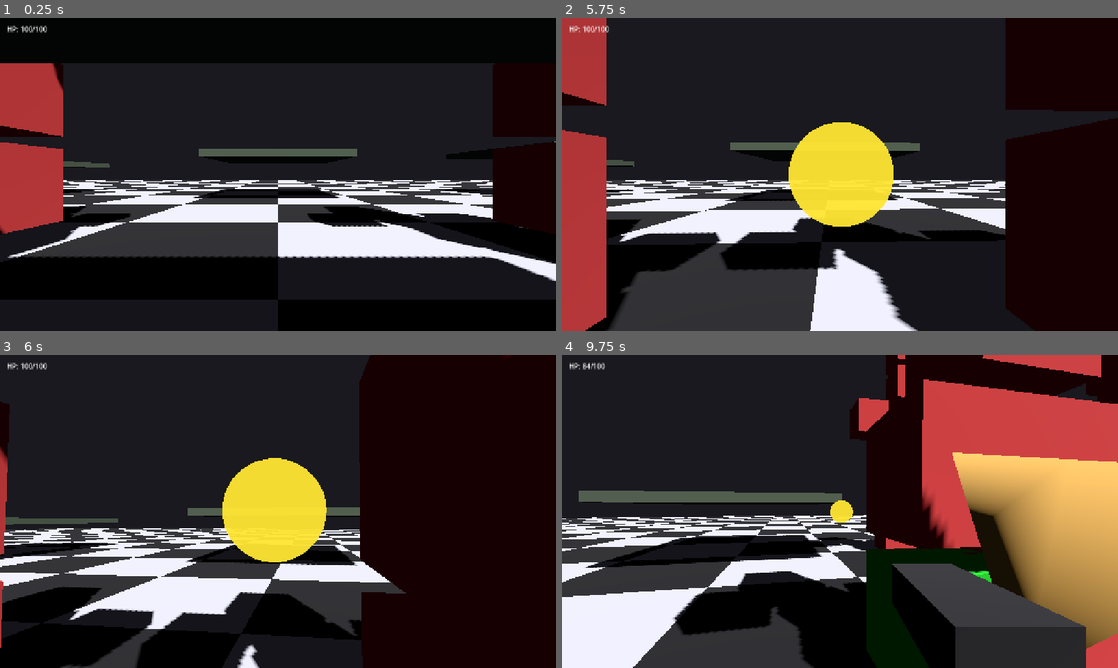
Above: before the commit, frames 1-4 (two rows, left to right).
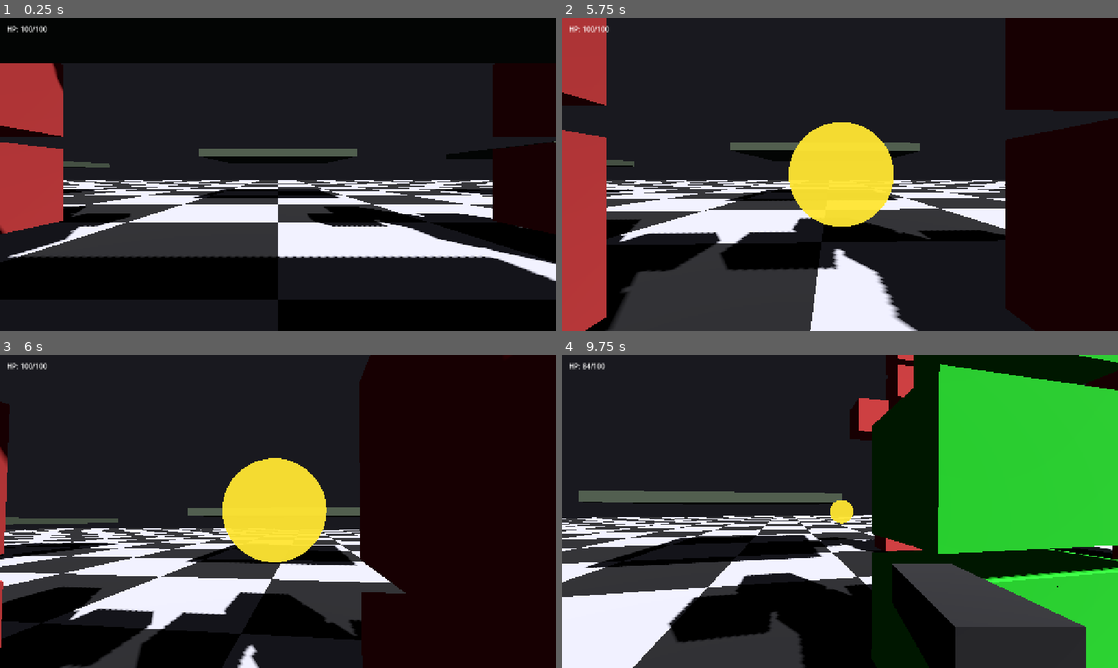
Above: after the commit, the same moments.

Repository: radomirsky/190K-G.O.P
Game: Godot game, scene res://main.tscn
Two runs of this game, one before a commit and one after it. Both use one fixed random seed, a clock stepped at 60 frames per second and the inputs below.
Inputs (mouse positions are in pixels of both pictures, inside the frame that each line leads up to):
- Up to frame 1 (0.25 s): no input
- Up to frame 2 (5.75 s): tap Enter at 0.5 s; move the mouse to (867, 174) at 0.52 s; hold W from 0.53 s (still down); tap E at 0.6 s; click (867, 174) at 0.67 s; tap Space at 0.77, 1.52, 3.02, 3.77, 4.52 s; move the mouse to (812, 174) at 1.27 s; tap Q at 1.35 s; move the mouse to (851, 168) at 2.02 s; hold Ctrl 2.03-2.78 s; move the mouse to (834, 180) at 2.77 s; tap Shift at 2.85 s; click (834, 180) at 2.92 s; move the mouse to (878, 177) at 3.52 s; tap R at 3.6 s; move the mouse to (795, 171) at 4.27 s; tap Z at 4.35 s; move the mouse to (845, 174) at 5.02 s; tap X at 5.1 s; click (845, 174) at 5.17 s
- Up to frame 3 (6 s): tap Space at 5.75 s; move the mouse to (255, 505) at 5.77 s; release W at 5.78 s; hold D from 5.78 s (still down); tap B at 5.85 s
- Up to frame 4 (9.75 s): tap Space at 6.02, 6.77, 7.52, 9.02 s; move the mouse to (867, 511) at 6.52 s; release D at 6.53 s; hold W 6.53-8.78 s; tap G at 6.6 s; move the mouse to (812, 511) at 7.27 s; tap E at 7.35 s; click (812, 511) at 7.42 s; move the mouse to (851, 505) at 8.02 s; tap Q at 8.1 s; tap Enter at 8.75 s; move the mouse to (834, 517) at 8.77 s; hold A 8.78-9.53 s; tap Ctrl at 8.85 s; move the mouse to (878, 514) at 9.52 s; hold W from 9.53 s (still down); hold Shift from 9.53 s (still down); click (878, 514) at 9.67 s

Frames 1-3 are identical in both runs. In frame 4, 27% of the frame differs, in the area x 19-100%, y 0-100%.

Commit message:
Refactor enemy material handling: ensure unique materials for each enemy's MeshInstance3D to prevent color interference, and update break area logic to handle pyramid interactions correctly.

Diff:
--- a/enemy.gd
+++ b/enemy.gd
@@ -32,16 +32,21 @@
 		_break_area.body_entered.connect(_on_break_area_body_entered)
 	var hum := get_node_or_null("Humanoid") as Node3D
 	if hum:
+		var got_base := false
 		for c in hum.get_children():
-			if c is MeshInstance3D:
-				var mi := c as MeshInstance3D
-				var mat := mi.get_surface_override_material(0) as StandardMaterial3D
-				if mat:
-					# Материал в сцене общий — делаем уникальным для инстанса врага.
-					var dup := mat.duplicate() as StandardMaterial3D
-					mi.set_surface_override_material(0, dup)
-					_base_color = dup.albedo_color
-					break
+			if not c is MeshInstance3D:
+				continue
+			var mi := c as MeshInstance3D
+			var mat := mi.get_surface_override_material(0) as StandardMaterial3D
+			if mat == null:
+				continue
+			# Материал в сцене общий — делаем уникальным для КАЖДОГО кубика у этого врага,
+			# чтобы враги не красили друг друга и чтобы "полностью зелёный" работало.
+			var dup := mat.duplicate() as StandardMaterial3D
+			mi.set_surface_override_material(0, dup)
+			if not got_base:
+				got_base = true
+				_base_color = dup.albedo_color
 	_hp = max_hp
 
 
@@ -185,6 +190,9 @@
 		# Снаряд НЕ ломаем — только убиваем врага.
 		# Можно чуть "отпружинить" куб от врага, чтобы было ощущение удара.
 		if is_instance_valid(rb):
+			if rb.name == "Pyramid":
+				# Пирамидка исчезает, когда наносит урон врагу.
+				rb.call_deferred("queue_free")
 			var away := (rb.global_position - global_position)
 			away.y = 0.0
 			if away.length_squared() > 0.0001:
